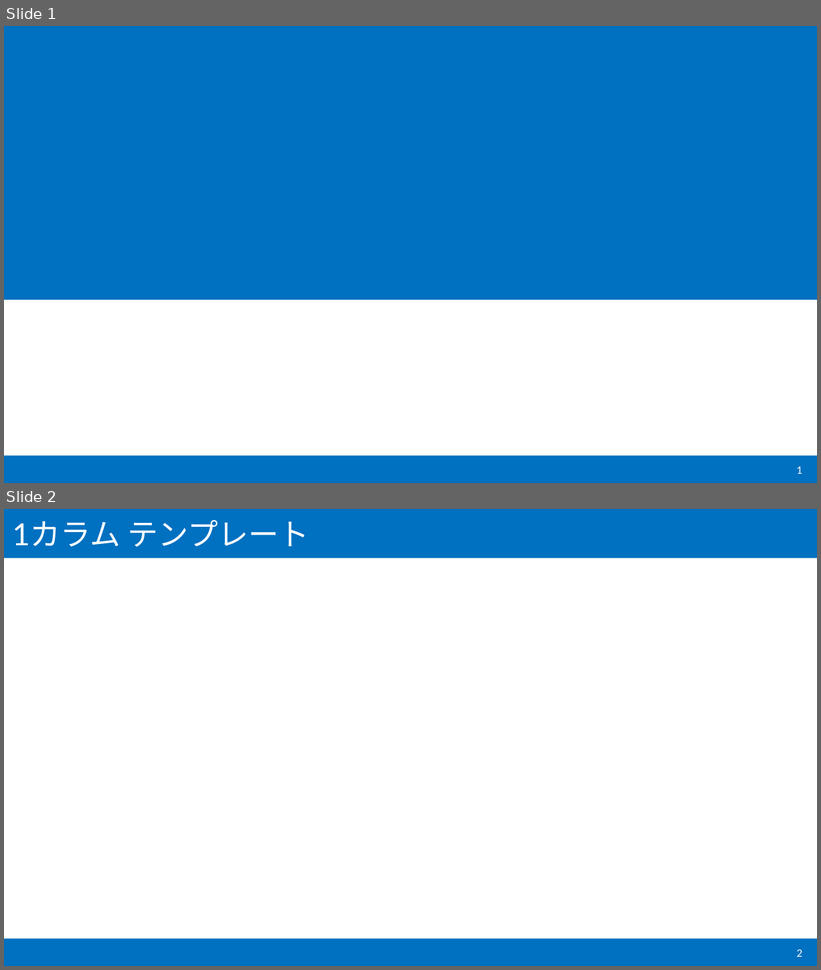
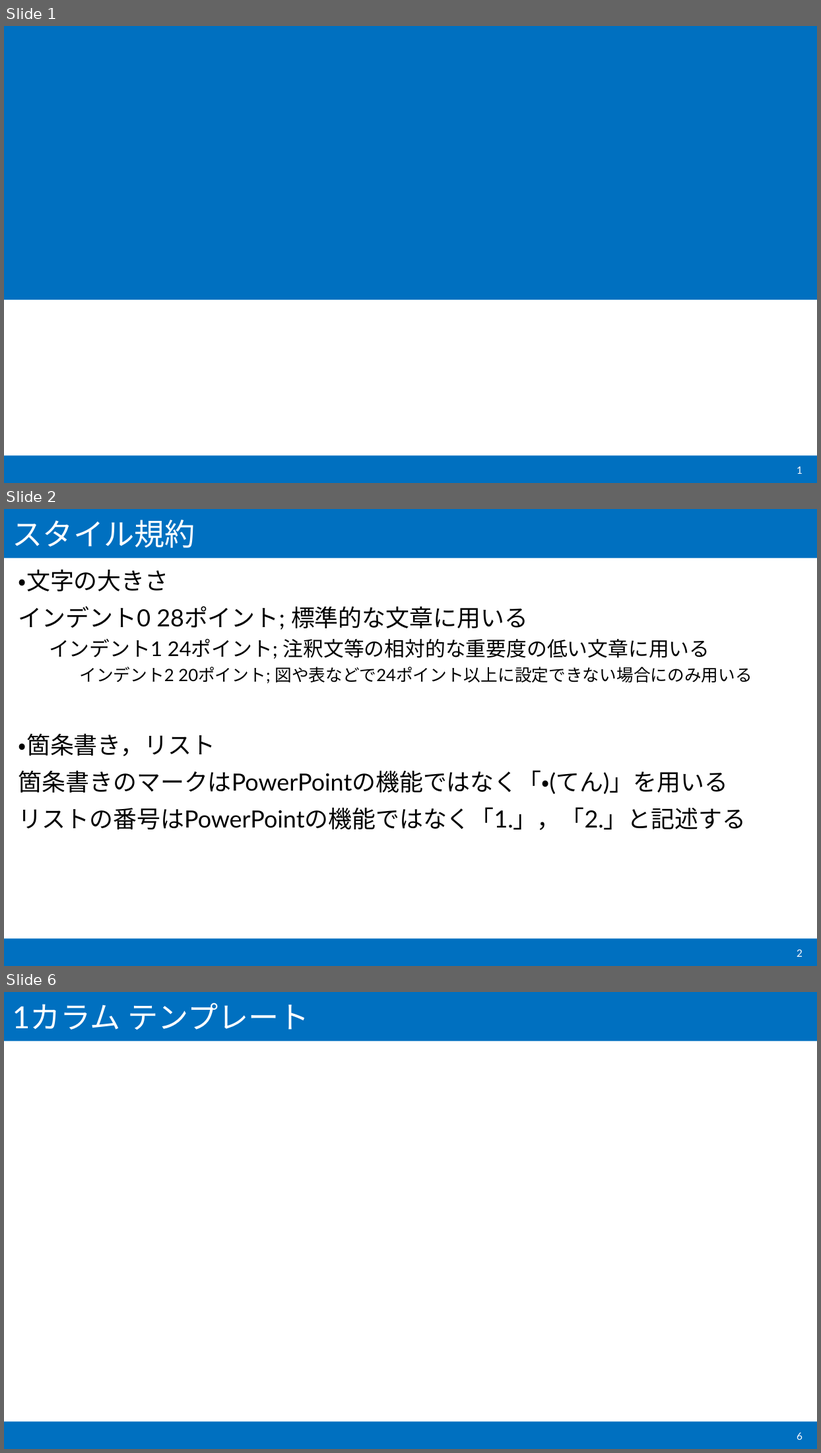
Before and after one commit to yryo1005/ai-pptx-kit, a slide deck: templates/research.pptx. Shown one above the other, each under a label of ours: slides 1 and 2 before the commit, slides 1, 2 and 6 after it; the slides between them are not shown. The pictures are 821x970 and 821x1453 pixels, drawn with LibreOffice and Linux fonts; fonts in the diff are those of the drawing; background and template pictures are left out. Boxes give left, top, right and bottom in pixels: in the first picture for what was removed or moved away, otherwise in the second. Text is boxed around its words. In the diff, an @@ line names an element or a change of style, - is before the commit and + after.

```diff
--- a/templates/research.pptx
+++ b/templates/research.pptx
@@ slide 2 added at (x1=4, y1=509, x2=817, y2=966), background #FFFFFF; not listed: 2 template elements that a slide beside it also shows @@
@@ title added at (x1=13, y1=520, x2=195, y2=548), 36 pt, text #FFFFFF @@
+スタイル規約
@@ text added at (x1=19, y1=569, x2=752, y2=830), 28 pt, text #000000 @@
+・文字の大きさ
+インデント0 28ポイント; 標準的な文章に用いる
+  インデント1 24ポイント; 注釈文等の相対的な重要度の低い文章に用いる
+    インデント2 20ポイント; 図や表などで24ポイント以上に設定できない場合にのみ用いる
+・箇条書き，リスト
+箇条書きのマークはPowerPointの機能ではなく「・(てん)」を用いる
+リストの番号はPowerPointの機能ではなく「1.」，「2.」と記述する
@@ page number added at (x1=797, y1=950, x2=803, y2=957), 12 pt, text #FFFFFF @@
+2
@@ what was slide 2 is now slide 6 @@
@@ page number at (x1=797, y1=1433, x2=803, y2=1440): text changed @@
-2
+6
```
Also in this commit, not shown: 2 slides changed, 1 other slide added, 1 slide removed, 2 other files.
